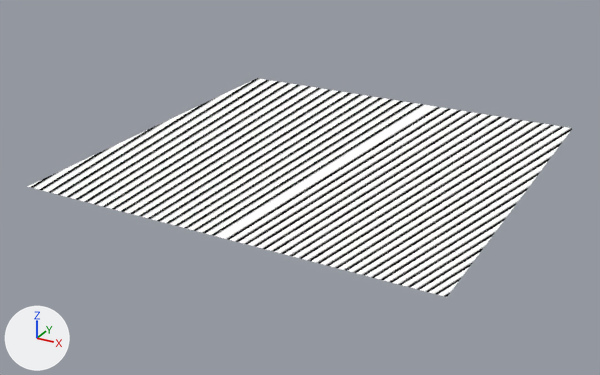
Renders of the Blender file ImageSpaceModulatedDithering/modulatedDithering.blend from each side of a commit.
Rendered twice from a 50 mm camera at (87.0, -170.3, 75.0) aimed at (-3.4, -6.0, -7.2). Arrows for +X, +Y and +Z are at lower left; the lights stay in place.

The scene before the commit, as lines of its bpy script (objects in view):
```python
ob_plane = bpy.data.objects.new('Plane', me_plane)
ob_plane.location = (0.0, 0.0, 0.0)
ob_sphere = bpy.data.objects.new('Sphere', me_sphere)
ob_sphere.location = (2.5, 3.7, 1.0)
ob_sphere_001 = bpy.data.objects.new('Sphere.001', me_sphere_001)
ob_sphere_001.location = (-3.8, -2.1, 1.0)
ob_sphere_002 = bpy.data.objects.new('Sphere.002', me_sphere_002)
ob_sphere_002.location = (-2.1, 2.2, 1.0)
ob_sphere_003 = bpy.data.objects.new('Sphere.003', me_sphere_003)
ob_sphere_003.location = (1.9, -2.3, 1.0)
```
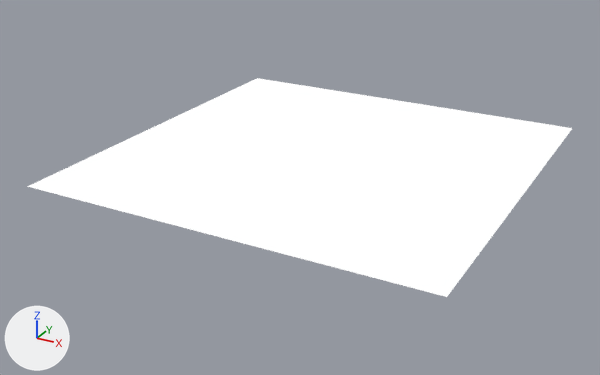
What changed in the scene script:
```text
Change mat_material_001:
    remove # nodes: MapRange, Mapping, Math x10, OutputMaterial, TexCoord, TexGradient, VectorMath
    nodes: MapRange, Mapping, Math x6, OutputMaterial, SeparateXYZ, TexCoord, VectorMath
```

What differs and where, as boxes (x1, y1, x2, y2) in the pictures (600 x 375 px):
'Plane', surface changed (grey to white): (28, 78, 572, 297) in both
'Sphere.003', surface changed: (317, 150, 335, 159) in both
'Sphere', surface changed: (335, 144, 343, 152) in both
'Sphere.001', surface changed: (302, 147, 310, 155) in both
'Sphere.002', surface changed: (316, 143, 324, 150) in both
